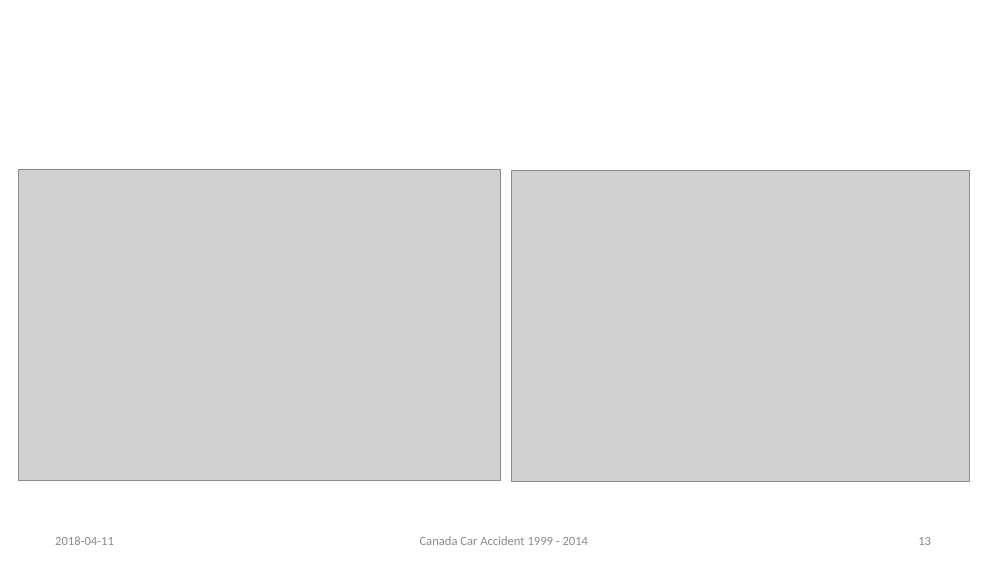
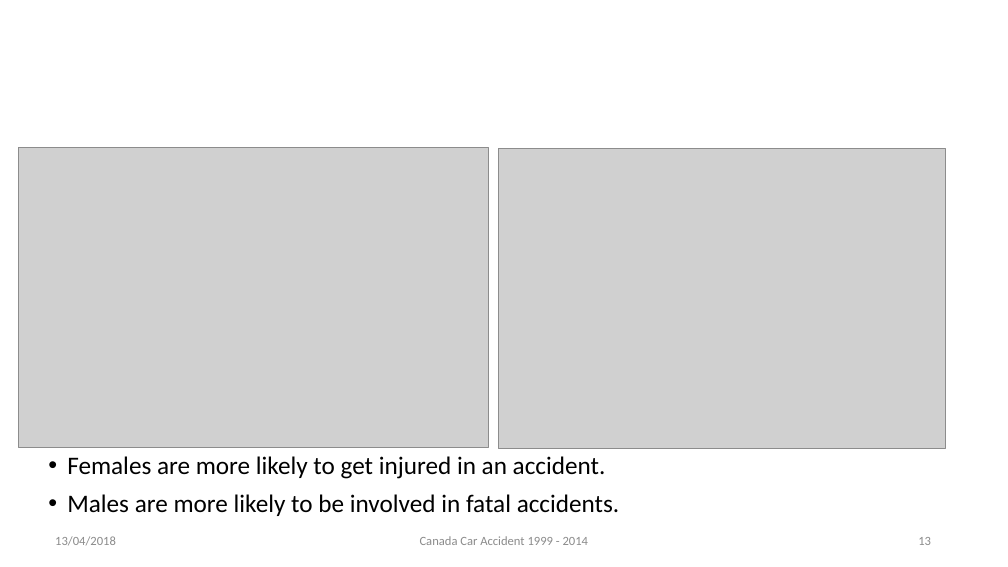
Before and after one commit to rynho/3250-G3, a slide deck: slide 13 of Deliverable/Presentation.pptx. Drawn at 1008x567 pixels with LibreOffice and Linux fonts; fonts in the diff are those of the drawing; grey boxes stand for pictures; background and template pictures are left out. Boxes give left, top, right and bottom in pixels: in the first picture for what was removed or moved away, otherwise in the second. Text is boxed around its words. In the diff, an @@ line names an element or a change of style, - is before the commit and + after.

```diff
--- a/Deliverable/Presentation.pptx
+++ b/Deliverable/Presentation.pptx
@@ picture: place and size @@
-picture at bbox=[19, 169, 501, 480]
+picture at bbox=[19, 147, 488, 448]
@@ picture: place and size @@
-picture at bbox=[511, 170, 969, 482]
+picture at bbox=[499, 149, 946, 449]
@@ text added at bbox=[67, 456, 619, 516], 24 pt, text #000000 @@
+• Females are more likely to get injured in an accident.
+• Males are more likely to be involved in fatal accidents.
@@ text at bbox=[55, 536, 116, 545]: text changed @@
-2018-04-11
+13/04/2018
```
Also in this commit, not shown: 19 other slides changed, 8 other files.
